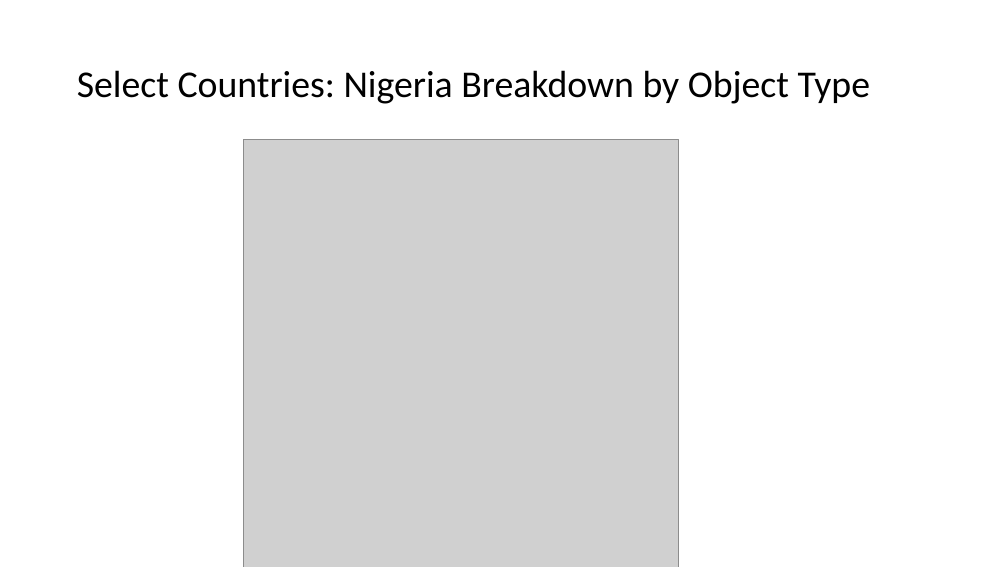
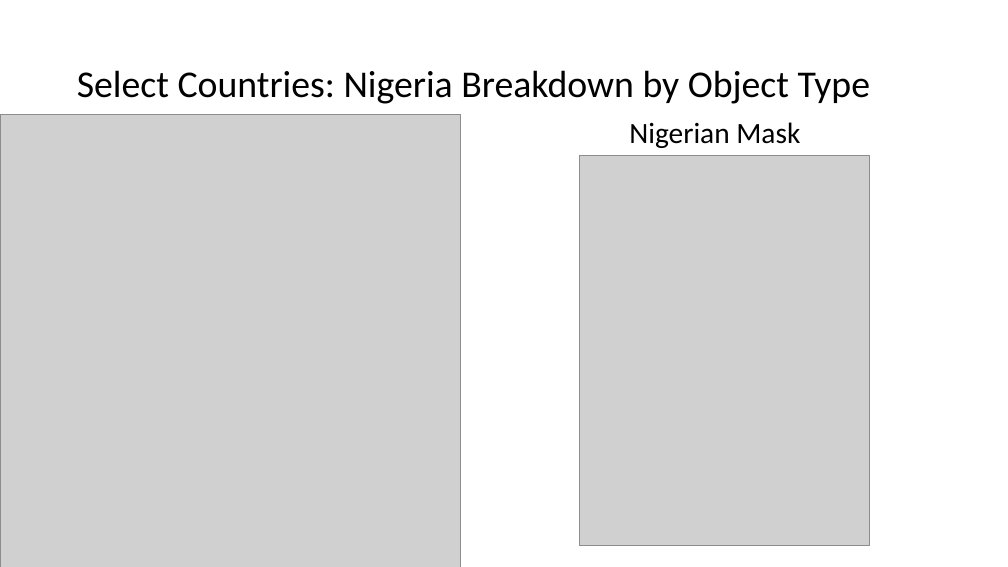
Before and after one commit to bjwlknsn/TheMetTeamProject, a slide deck: slide 11 of The Metropolitan Museum of Art.pptx. Drawn at 1008x567 pixels with LibreOffice and Linux fonts; fonts in the diff are those of the drawing; grey boxes stand for pictures. Boxes give left, top, right and bottom in pixels: in the first picture for what was removed or moved away, otherwise in the second. Text is boxed around its words. In the diff, an @@ line names an element or a change of style, - is before the commit and + after.

```diff
--- a/The Metropolitan Museum of Art.pptx
+++ b/The Metropolitan Museum of Art.pptx
@@ picture: place and size @@
-picture at <box>243,140,679,567</box>
+picture at <box>0,115,461,567</box>
@@ text added at <box>629,122,800,148</box>, 28 pt, text #000000 @@
+Nigerian Mask
@@ picture added at <box>580,155,870,545</box> @@
```
Also in this commit, not shown: 12 other slides changed, 26 other files.
